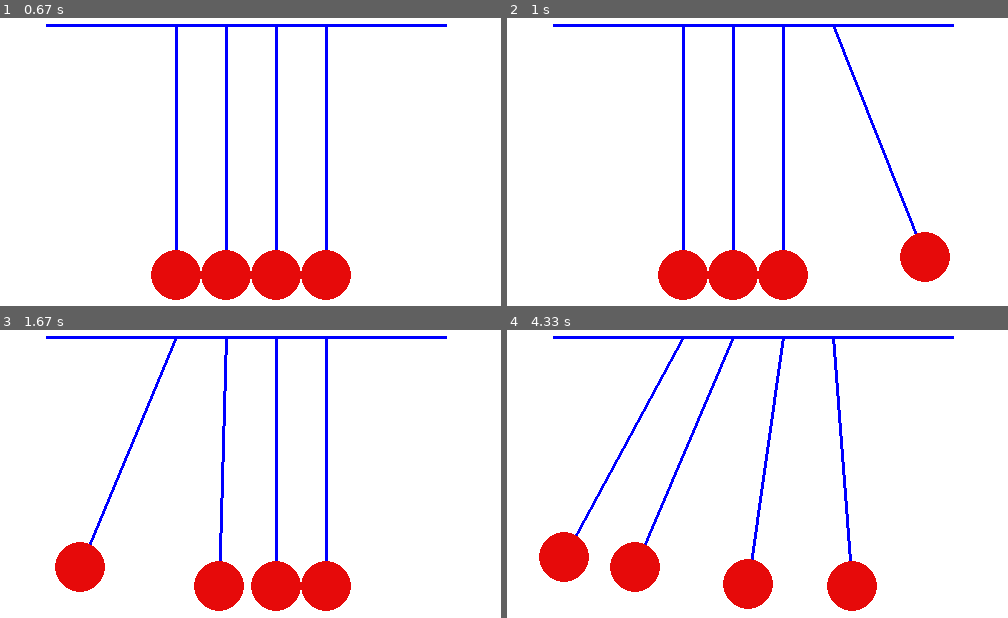
Above: before the commit, frames 1-4 (two rows, left to right).
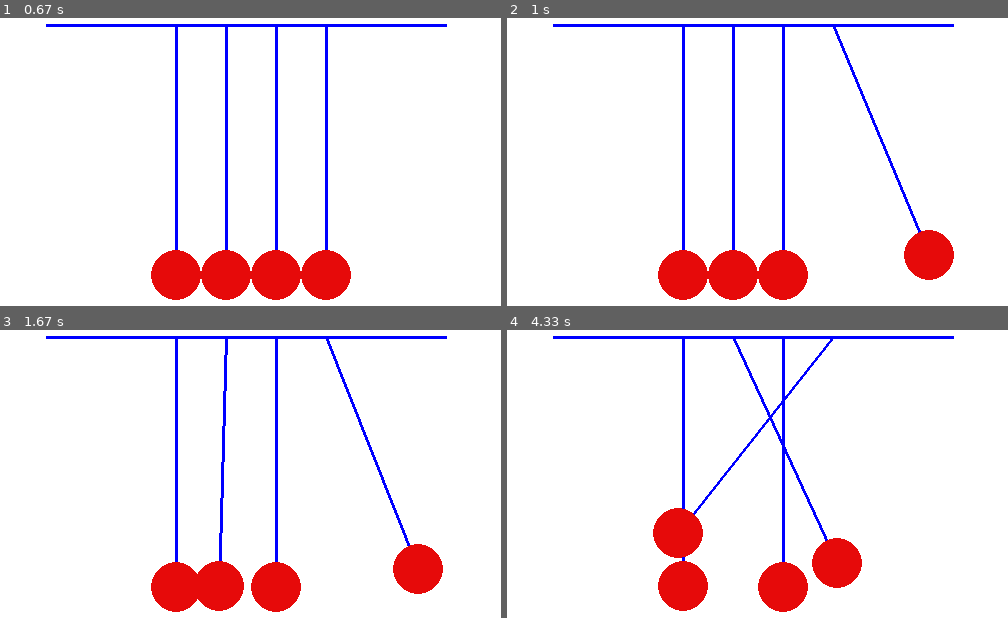
Above: after the commit, the same moments.

Repository: setiabudidaya/Pygame-physics
Game: pygame game, started from multiplePendulums.py
The game is run twice, just before and just after one commit, with the same random seed, the same clock (stepped at 60 frames per second) and the same inputs.
Inputs (mouse positions are in pixels of both pictures, inside the frame that each line leads up to):
- Up to frame 1 (0.67 s): press the mouse at (250, 257) at 0.37 s; move the mouse to (170, 242) at 0.47 s; release the mouse at (90, 228) at 0.6 s
- Up to frame 2 (1 s): press the mouse at (757, 257) at 0.7 s; move the mouse to (outside the picture) at 0.8 s; release the mouse at (outside the picture) at 0.93 s
- Up to frame 3 (1.67 s): click (outside the picture) at 1.57 s
- Up to frame 4 (4.33 s): press the mouse at (outside the picture) at 1.87 s; move the mouse to (802, 580) at 1.97 s; release the mouse at (882, 499) at 2.1 s; press the mouse at (outside the picture) at 3.03 s; move the mouse to (752, 589) at 3.13 s; release the mouse at (782, 517) at 3.27 s; press the mouse at (outside the picture) at 3.37 s; move the mouse to (outside the picture) at 3.47 s; release the mouse at (outside the picture) at 3.6 s; click (922, 589) at 3.73 s; press the mouse at (922, 589) at 4.03 s; move the mouse to (807, 551) at 4.13 s; release the mouse at (692, 520) at 4.27 s

Frame 1 is identical in both runs. In frame 2, 0.9% of the frame differs, in the area x 65-90%, y 4-92%; in frame 3, 7.1%; in frame 4, 12%, in the area x 6-74%, y 3-98%.

Commit message:
Tidied code, added comments and moved some methods into Pendulum.py

Diff:
--- a/multiplePendulums.py
+++ b/multiplePendulums.py
@@ -1,77 +1,33 @@
 import pygame
 import math
 import time
+from Pendulum import Pendulum, dist, onPath, collide
 
-def dist(a, b, x, y):
-    """Return distance between 2 points"""
-    d = math.hypot(a-x, b-y)
-    return d
-
-def onPath(a, b, length, pivot_y):
-    """Move coordinates onto the path of the pendulum"""
-    angle = 0.5*math.pi - math.atan2(b, a)
-    if math.fabs(angle) > 0.48*math.pi:
-        angle = 0.48*math.pi
-    x = length*math.sin(angle)
-    y = pivot_y + length*math.cos(angle)
-    return (x, y)
-
-def collide(p1, p2):
-    """Check if 2 pendulums have collided and if so alter v_x"""
-    if dist(p1.x + p1.pivot_x, p1.y, p2.x + p2.pivot_x, p2.y) < 50:
-       (p1.v_x, p2.v_x) = (p2.v_x, p1.v_x)
-       if p1.x < p2.x:
-           p2.x - 3
-           p2.x + 3
-       if p1.x > p2.x:
-           p1.x + 3
-           p2.x - 3
-
-class Pendulum():
-    def __init__(self, angle, pivot_x, pivot_y):
-        self.pivot_x = pivot_x
-        self.pivot_y = pivot_y
-        self.length = 250
-        self.angle = angle
-        self.x = self.length*math.sin(self.angle)
-        self.y = self.length*math.cos(self.angle)
-        self.v_x = 0
-        self.a_x = 0
-        self.ID = None
-        self.mass = 1
-
-    def swing(self):
-        """Calculate change in x & y in a time dt"""
-        g = 9.8
-        dt = 0.01
-        self.angle = 0.5*math.pi - math.atan2(self.y, self.x)
-        self.a_x = g*math.sin(self.angle)*math.sin((0.5*math.pi)-self.angle)
-        self.v_x += self.a_x*dt
-        self.x -= self.v_x
-        self.y = self.pivot_y + (((self.length**2 - self.x**2)**2)**0.5)**0.5
-
-    def draw(self):
-        """Display pendulum on the screen"""
-        bobSize = 25
-        pygame.draw.line(screen, (0,0,255), (self.pivot_x, self.pivot_y),
-                         (self.pivot_x + self.x, self.y), 3)
-        pygame.draw.circle(screen, (230,10,10),
-                           (int(self.pivot_x + self.x), int(self.y)),
-                           bobSize, 0)
 
 if __name__ == "__main__":
+    # Define pygame variables
     (width, height) = (640, 480)
     background_colour = (255,255,255)
     screen = pygame.display.set_mode((width, height))
     pygame.display.set_caption("Pendulum")
-    my_pendulums = [Pendulum(0, 250, 40), Pendulum(0, 300, 40), Pendulum(0, 350, 40), Pendulum(0, 400, 40)]
-    for i, p in enumerate(my_pendulums):
-        p.ID = i
-    numPen = len(my_pendulums)
-
     running = True
     selected = None
+
+    # Define the stack of pendulums
+    pendulum_stack = [Pendulum(0, 250, 40),
+                      Pendulum(0, 300, 40),
+                      Pendulum(0, 350, 40),
+                      Pendulum(0, 400, 40)]
+
+    # Assign an ide to each pendulum
+    for i, p in enumerate(pendulum_stack):
+        p.ID = i
+
+    # Number of pendulums for reference within the game loop
+    numPen = len(pendulum_stack)
+
     while running:
+        # draw background and line pendulums hang from
         screen.fill(background_colour)
         pygame.draw.line(screen, (0,0,255), (120, 40),
                          (520, 40), 3)
@@ -80,11 +36,15 @@
             if event.type == pygame.QUIT:
                 running = False
 
-        for p in my_pendulums:
+        for p in pendulum_stack:
+            # Check for mouse left click
             if pygame.mouse.get_pressed() == (1,0,0):
                 (mouseX, mouseY) = pygame.mouse.get_pos()
                 a = mouseX - p.pivot_x
                 b = mouseY - p.pivot_y
+
+                # If mouse position is within bounds of a pendulum
+                # then select that pendulum
                 if dist(a, b, p.x, p.y) < 40:
                     if selected == None:
                         selected = p.ID
@@ -95,20 +55,23 @@
                     p.v_x = 0
                 if p.ID < numPen-1:
                     for i in range(p.ID, numPen-1):
-                        collide(my_pendulums[p.ID], my_pendulums[i+1])
+                        collide(pendulum_stack[p.ID], pendulum_stack[i+1])
 
             if event.type == pygame.MOUSEBUTTONUP:
+                # Deselect pendulum upon mouse release
                 if selected == p.ID:
                     p.v_x = 0
                 selected = None
 
+            # Check for collisions with adjacent pendulum
             if p.ID < numPen-1:
                 for i in range(p.ID, numPen-1):
-                    collide(my_pendulums[p.ID], my_pendulums[i+1])
+                    collide(pendulum_stack[p.ID], pendulum_stack[i+1])
 
+            # Pendulum should swing unless it's selected by the user
             if selected != p.ID:
                 p.swing()
-            p.draw()
+            p.draw(screen)
 
         time.sleep(0.4*0.01)
         pygame.display.flip()
